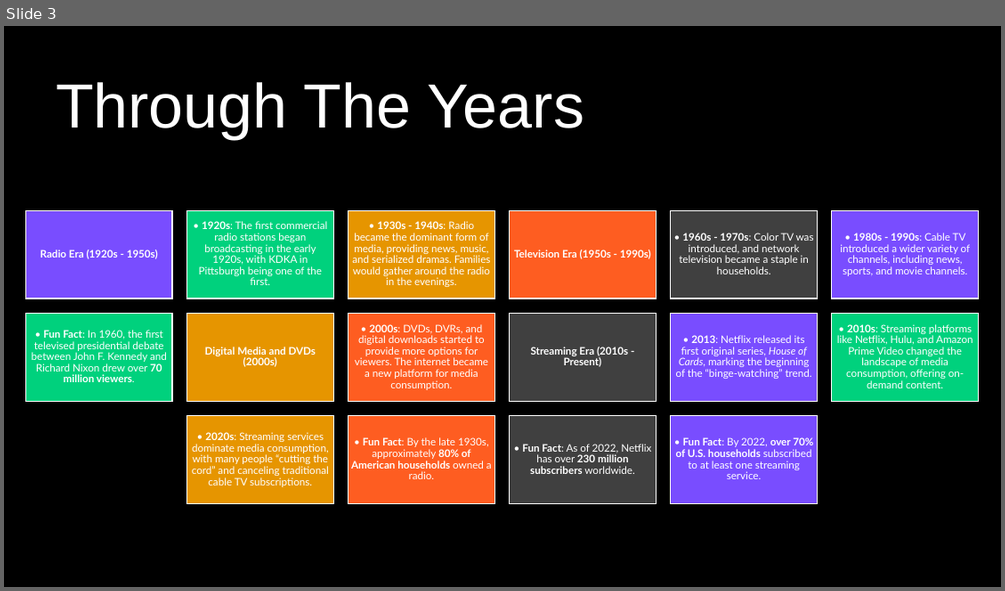
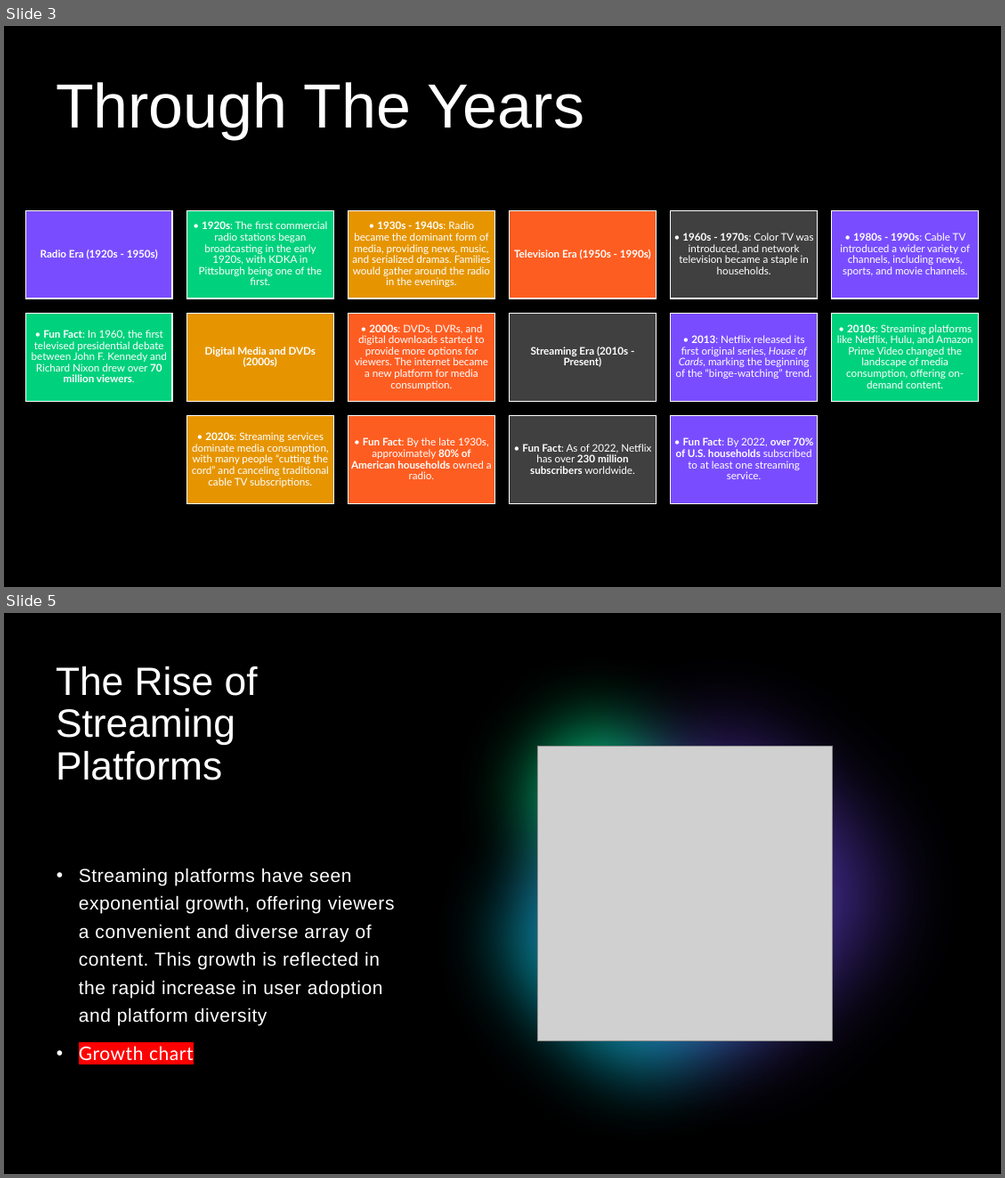
Before and after one commit to lanahuyen/media_tv, a slide deck: Presentation1.pptx. Shown one above the other, each under a label of ours: slide 3 before the commit, slides 3 and 5 after it; the slides between them are not shown. The pictures are 1005x591 and 1005x1178 pixels, drawn with LibreOffice and Linux fonts; fonts in the diff are those of the drawing; grey boxes stand for pictures. Boxes give left, top, right and bottom in pixels: in the first picture for what was removed or moved away, otherwise in the second. Text is boxed around its words. In the diff, an @@ line names an element or a change of style, - is before the commit and + after.

```diff
--- a/Presentation1.pptx
+++ b/Presentation1.pptx
@@ slide 5 added at bbox=[4, 613, 1001, 1174], background #000000; not listed: 5 template elements that a slide beside it also shows @@
@@ rectangle added at bbox=[4, 613, 1001, 1174], fill #000000 @@
@@ freeform shape added at bbox=[404, 613, 965, 1174], fill #000000, outline #008A94 1 pt @@
@@ ellipse added at bbox=[421, 618, 774, 971], fill #00D17D @@
@@ ellipse added at bbox=[441, 613, 1001, 1174], fill #794DFF at 60% opacity @@
@@ title added at bbox=[56, 666, 258, 780], 38 pt, text #FFFFFF @@
+The Rise of Streaming Platforms
@@ ellipse added at bbox=[407, 703, 878, 1174], fill #00BAC8 at 80% opacity @@
@@ picture added at bbox=[538, 747, 833, 1041] @@
@@ text added at bbox=[79, 868, 395, 1060], 18 pt, text #FFFFFF @@
+• Streaming platforms have seen exponential growth, offering viewers a convenient and diverse array of content. This growth is reflected in the rapid increase in user adoption and platform diversity
+• Growth chart
```
Also in this commit, not shown: 1 slide changed, 8 other slides added, 1 slide removed, 1 other file.
